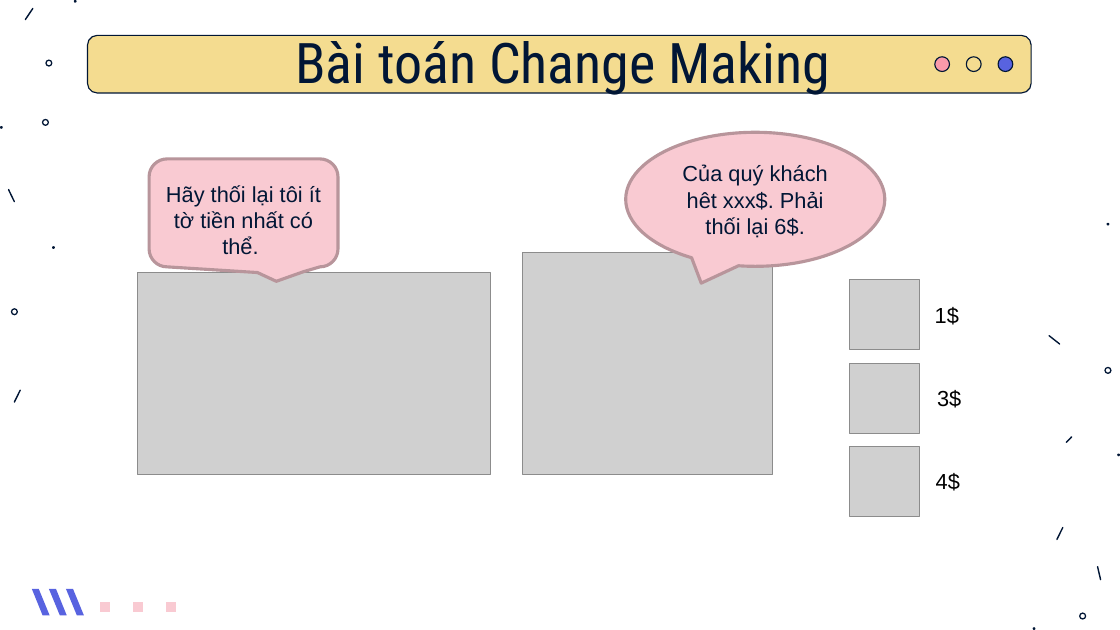
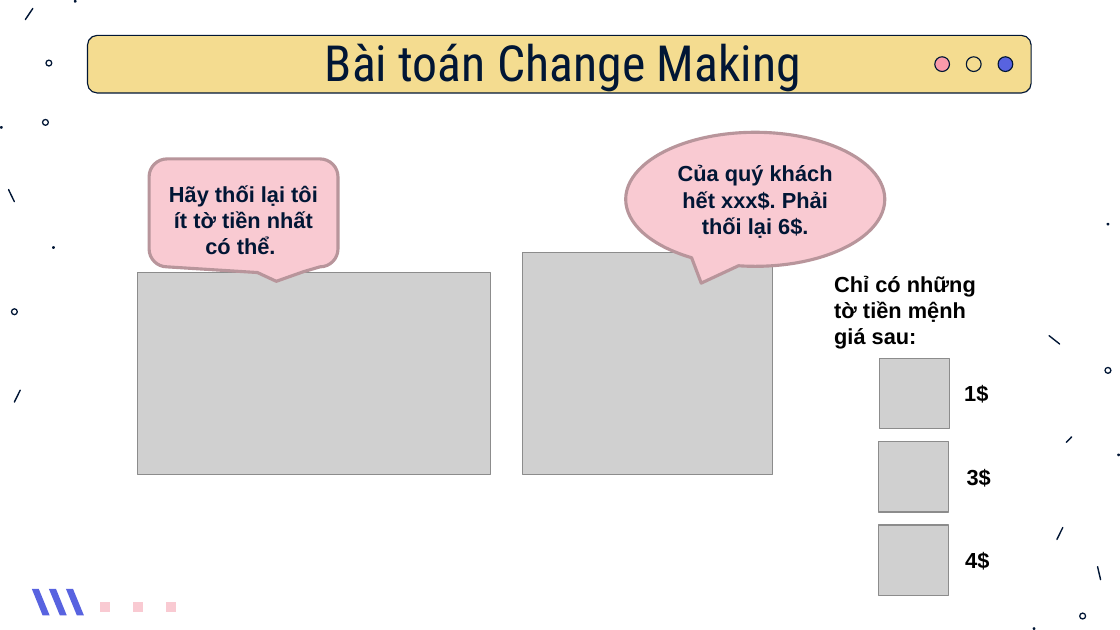
Before and after one commit to Tox1cCoder/CS112, a slide deck: slide 17 of Slide.pptx (slide 16 before the commit). Drawn at 1120x630 pixels with LibreOffice and Linux fonts; fonts in the diff are those of the drawing; grey boxes stand for pictures. Boxes give left, top, right and bottom in pixels: in the first picture for what was removed or moved away, otherwise in the second. Text is boxed around its words. In the diff, an @@ line names an element or a change of style, - is before the commit and + after.

```diff
--- a/Slide.pptx
+++ b/Slide.pptx
@@ text "Bài toán Change Making" at (x1=325, y1=35, x2=801, y2=93): size 36 to 32 pt @@
@@ text in speech bubble at (x1=678, y1=164, x2=833, y2=238): text changed; bold on @@
-Của quý khách hêt xxx$. Phải thối lại 6$.
+Của quý khách hết xxx$. Phải thối lại 6$.
@@ text added at (x1=834, y1=275, x2=976, y2=349), 14 pt, text #000000, bold @@
+Chỉ có những tờ tiền mệnh giá sau:
@@ bold on in 4 elements at (x1=149, y1=159, x2=338, y2=281), (x1=967, y1=469, x2=991, y2=487), (x1=965, y1=551, x2=989, y2=570), (x1=964, y1=384, x2=988, y2=403) @@
@@ 3 pictures, 3 texts moved together from (x1=849, y1=280, x2=961, y2=517) to (x1=879, y1=358, x2=991, y2=596) @@
```
Also in this commit, not shown: 24 other slides changed, 4 slides added, 1 other file.
